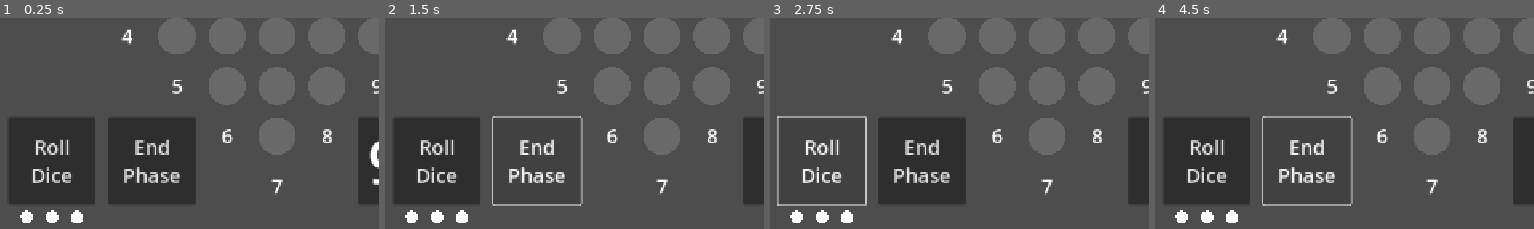
Above: before the commit, frames 1-4 (left to right).
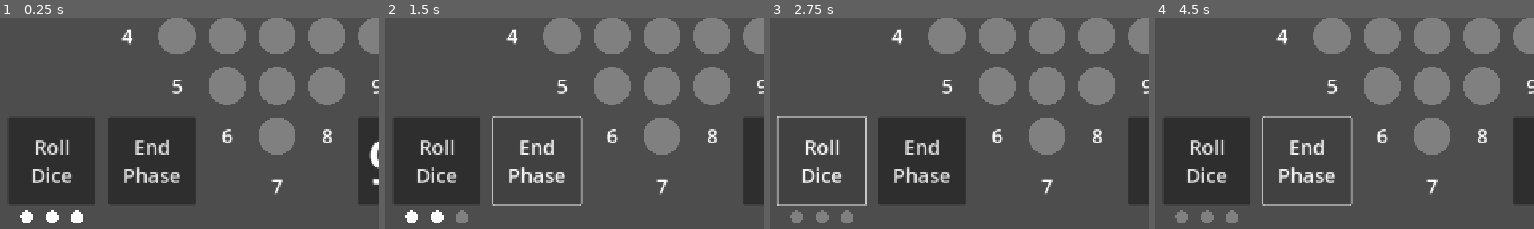
Above: after the commit, the same moments.

Repository: kamikoloss/ediced
Game: Godot game, scene res://scenes/game.tscn
The game is run twice, just before and just after one commit, with the same random seed, the same clock (stepped at 60 frames per second) and the same inputs.
Inputs:
- Up to frame 1 (0.25 s): no input
- Up to frame 2 (1.5 s): click "Roll Dice" at 0.5 s; click "End Phase" at 1.25 s
- Up to frame 3 (2.75 s): click "Roll Dice" at 2 s
- Up to frame 4 (4.5 s): click "End Phase" at 2.75 s; click "Roll Dice" at 3.5 s; click "End Phase" at 4.25 s
The pictures show only the part of the screen within x 0-50%, y 50-100%; the shares and areas given below are measured in that part.

The runs differ from the first frame. In frame 2, 0.2% of the frame differs, in the area x 18-22%, y 90-98%; in frame 3, 0.5%, in the area x 5-22%, y 90-98%; in frame 4, 0.5%.

Commit message:
RerollLamp の処理を実装した

Diff:
--- a/components/lane.gd
+++ b/components/lane.gd
@@ -30,4 +30,4 @@
         var button: Button = buttons.get_child(i)
         button.visible = i < button_count
         button.disabled = true
-        button.modulate = Color.DIM_GRAY
+        button.modulate = Color.WEB_GRAY
--- a/scenes/game.gd
+++ b/scenes/game.gd
@@ -61,10 +61,17 @@
     tween.tween_interval(0.05)
     await tween.finished
 
+    reroll_count -= 1
+
 
 func _on_button_end_pressed() -> void:
     pass
 
 
 func _refresh_reroll_lamps() -> void:
-    pass
+    for i: int in reroll_lamps.get_child_count():
+        var lamp: Control = reroll_lamps.get_child(i)
+        if i < reroll_count:
+            lamp.modulate = Color.WHITE
+        else:
+            lamp.modulate = Color.WEB_GRAY
